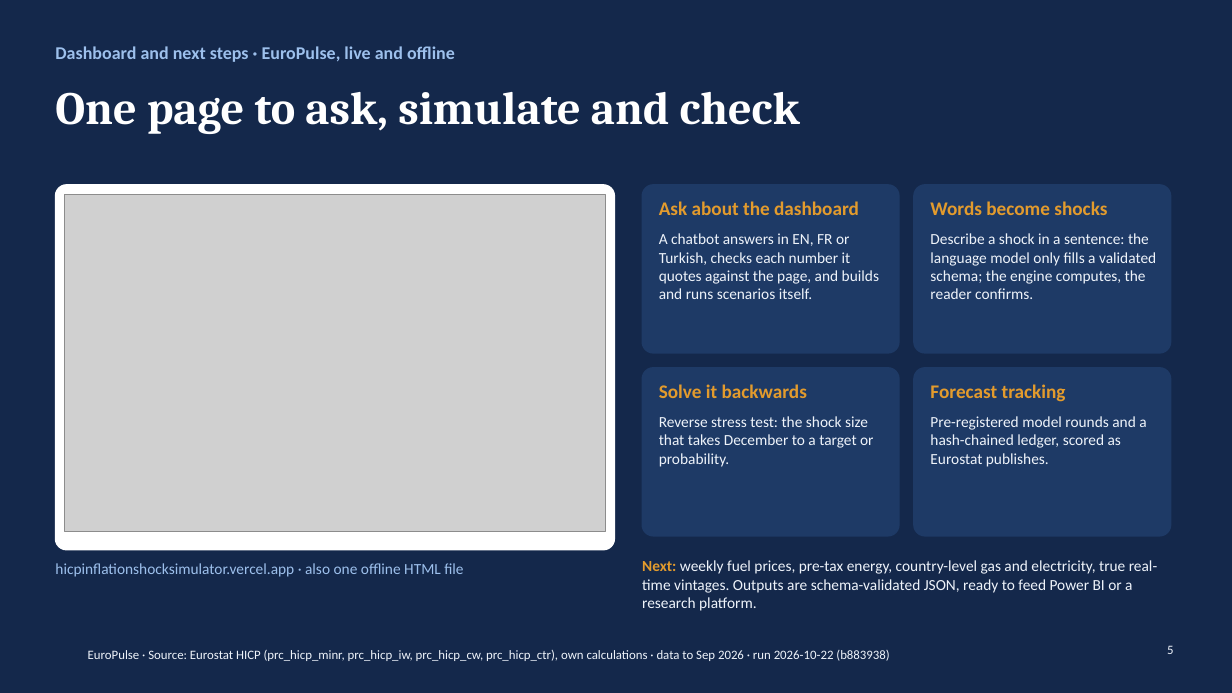
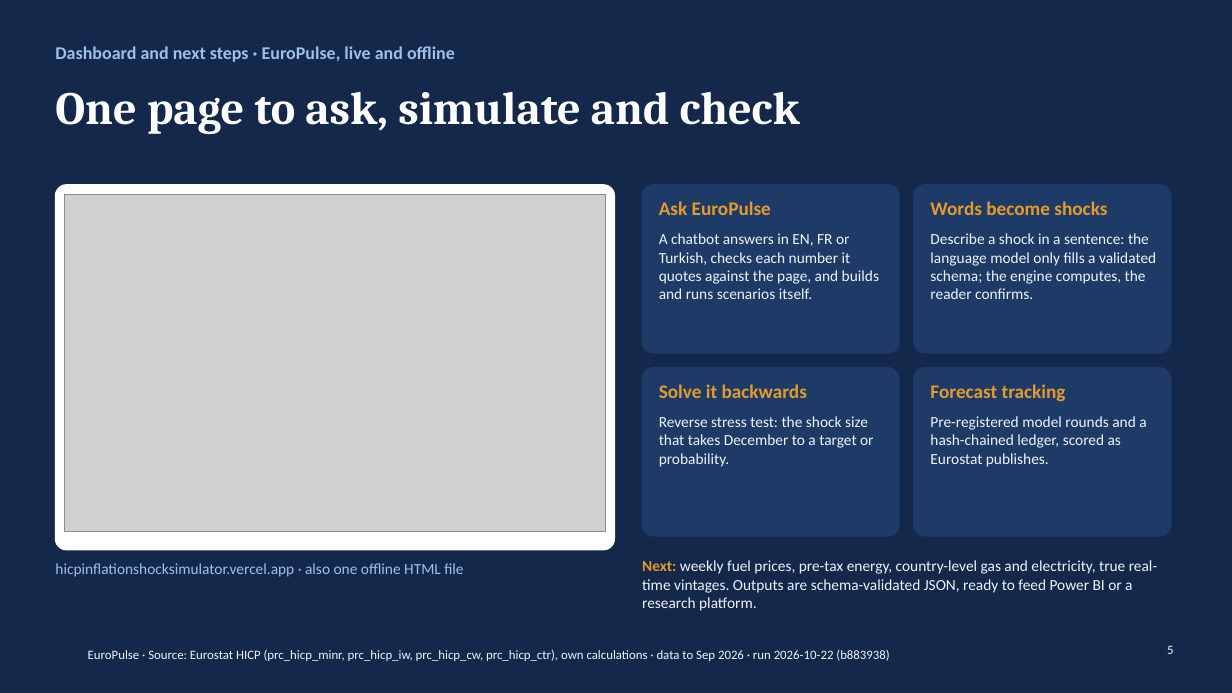
Before and after one commit to btekdemir/EuroPulse_MacroQuant, a slide deck: slide 5 of deck/deck.pptx. Drawn at 1232x693 pixels with LibreOffice and Linux fonts; fonts in the diff are those of the drawing; grey boxes stand for pictures; background and template pictures are left out. Boxes give left, top, right and bottom in pixels: in the first picture for what was removed or moved away, otherwise in the second. Text is boxed around its words. In the diff, an @@ line names an element or a change of style, - is before the commit and + after.

```diff
--- a/deck/deck.pptx
+++ b/deck/deck.pptx
@@ text at (x1=659, y1=201, x2=771, y2=215): text changed @@
-Ask about the dashboard
+Ask EuroPulse
```
Also in this commit, not shown: 1 other slide changed, 2 other files.
